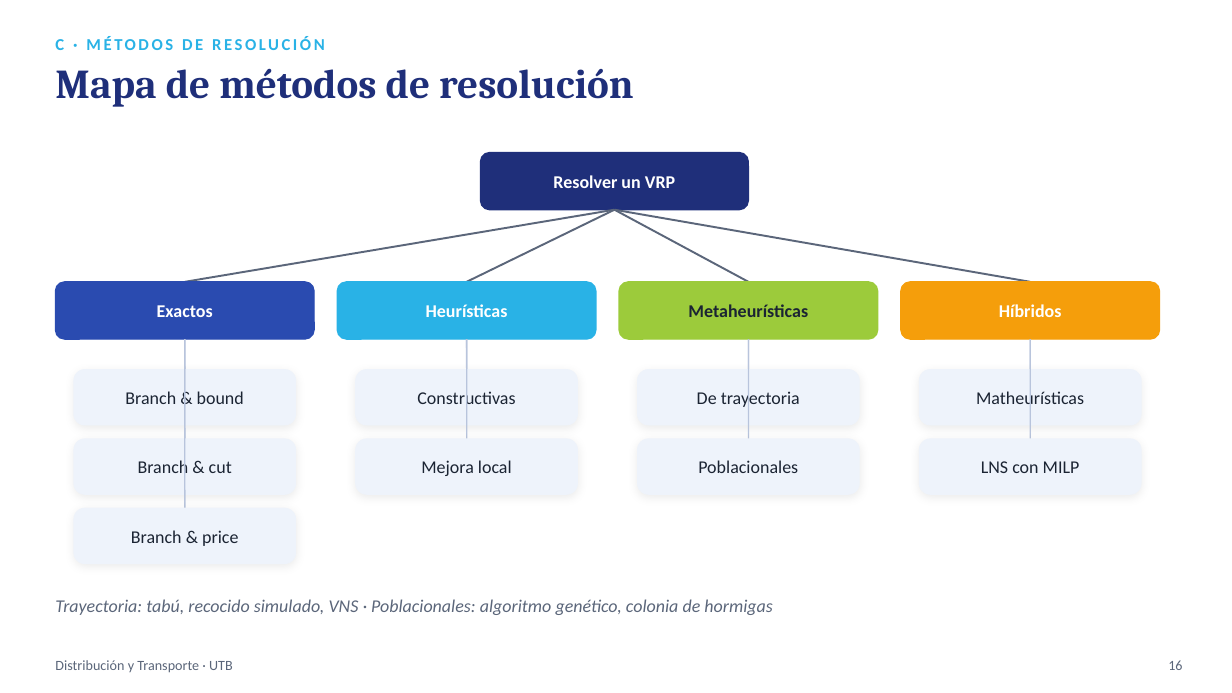
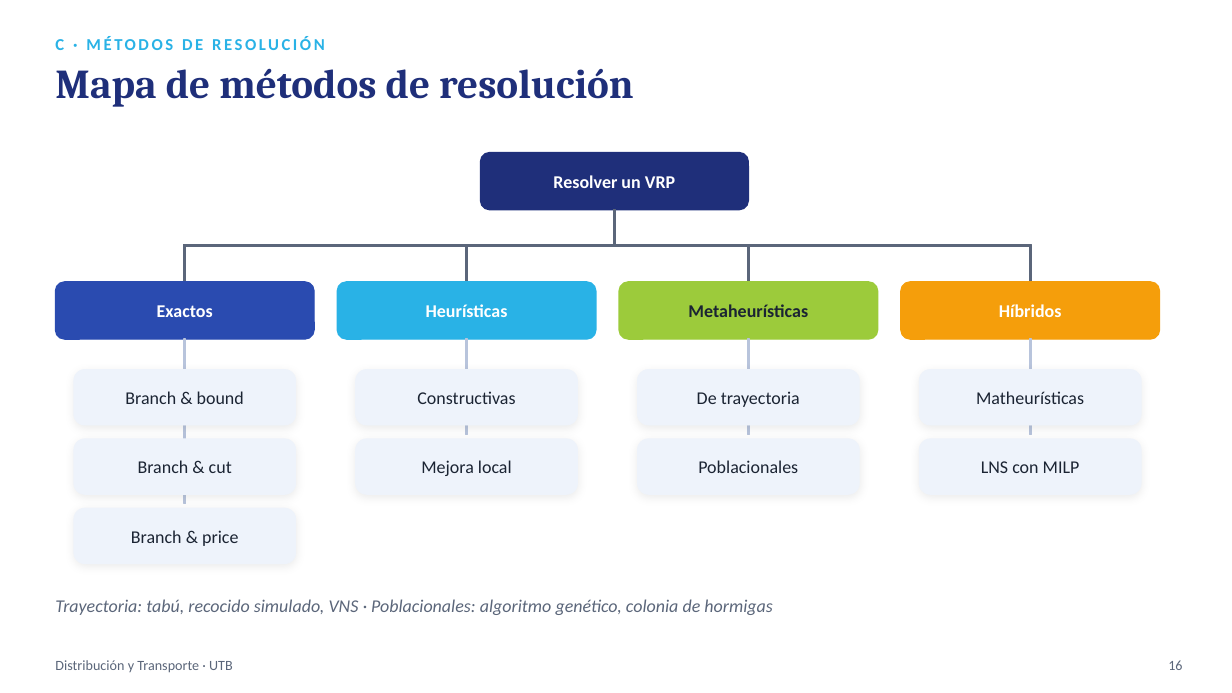
Before and after one commit to sebastianslg/grafosapp, a slide deck: slide 16 of Exposicion_Ruteo_de_Vehiculos.pptx. Drawn at 1232x693 pixels with LibreOffice and Linux fonts; fonts in the diff are those of the drawing. Boxes give left, top, right and bottom in pixels: in the first picture for what was removed or moved away, otherwise in the second. Text is boxed around its words. In the diff, an @@ line names an element or a change of style, - is before the commit and + after.

```diff
--- a/Exposicion_Ruteo_de_Vehiculos.pptx
+++ b/Exposicion_Ruteo_de_Vehiculos.pptx
@@ line removed from (615, 210) to (185, 282) @@
@@ line removed from (615, 210) to (467, 282) @@
@@ rectangle added at [614, 210, 616, 246], fill #5B667A, outline #5B667A 1 pt @@
@@ line removed from (615, 210) to (749, 282) @@
@@ line removed from (615, 210) to (1031, 282) @@
@@ rectangle added at [184, 245, 616, 247], fill #5B667A, outline #5B667A 1 pt @@
@@ rectangle added at [184, 246, 186, 282], fill #5B667A, outline #5B667A 1 pt @@
@@ rectangle added at [466, 245, 616, 247], fill #5B667A, outline #5B667A 1 pt @@
@@ rectangle added at [466, 246, 468, 282], fill #5B667A, outline #5B667A 1 pt @@
@@ rectangle added at [614, 245, 750, 247], fill #5B667A, outline #5B667A 1 pt @@
@@ rectangle added at [614, 245, 1031, 247], fill #5B667A, outline #5B667A 1 pt @@
@@ rectangle added at [748, 246, 750, 282], fill #5B667A, outline #5B667A 1 pt @@
@@ rectangle added at [1030, 246, 1031, 282], fill #5B667A, outline #5B667A 1 pt @@
@@ rectangle added at [184, 339, 186, 504], fill #B8C4DC, outline #B8C4DC 1 pt @@
@@ line removed from (185, 339) to (185, 439) @@
@@ line removed from (185, 339) to (185, 508) @@
@@ rectangle added at [466, 339, 468, 434], fill #B8C4DC, outline #B8C4DC 1 pt @@
@@ line removed from (467, 339) to (467, 439) @@
@@ rectangle added at [748, 339, 750, 434], fill #B8C4DC, outline #B8C4DC 1 pt @@
@@ line removed from (749, 339) to (749, 439) @@
@@ rectangle added at [1030, 339, 1031, 434], fill #B8C4DC, outline #B8C4DC 1 pt @@
@@ line removed from (1031, 339) to (1031, 439) @@
```
Also in this commit, not shown: 16 other slides changed, 1 other file.
